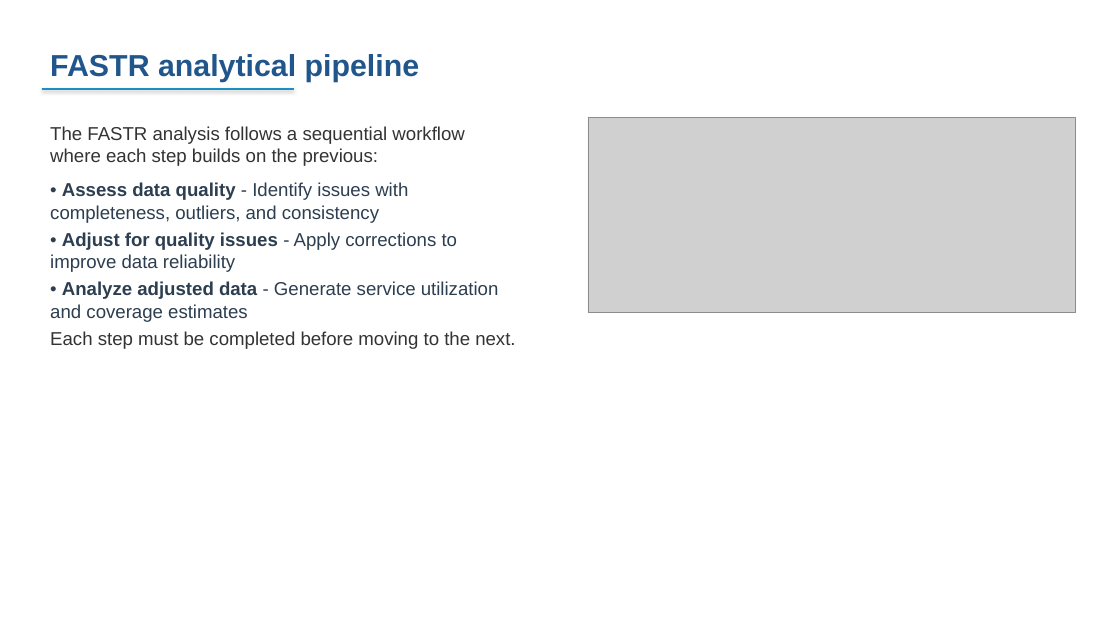
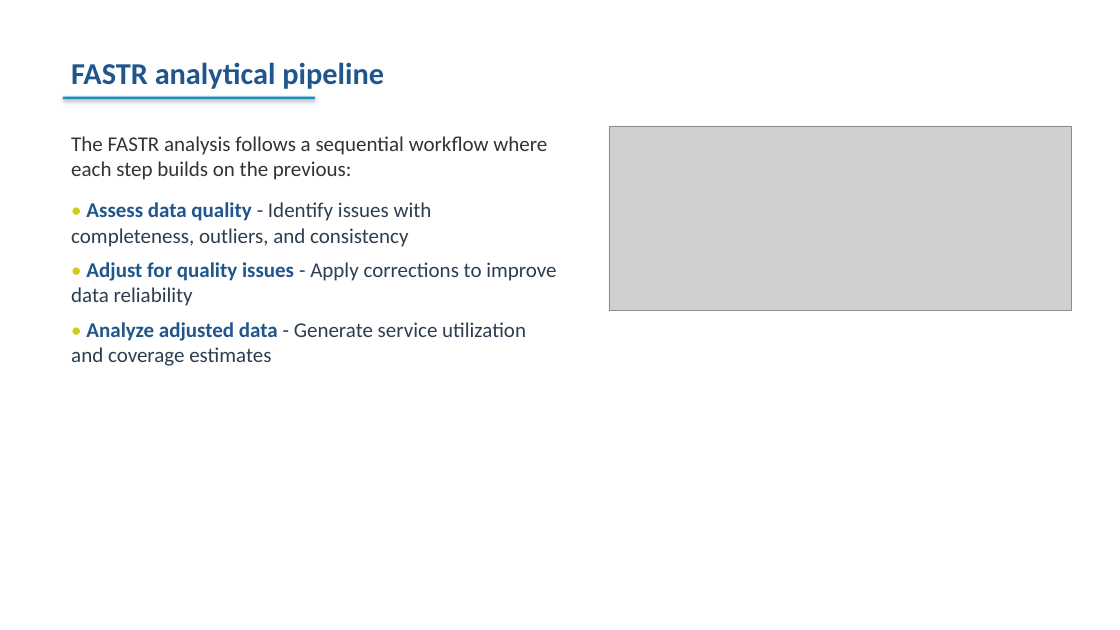
Before and after one commit to FASTR-Analytics/fastr-resource-hub, a slide deck: slide 41 of outputs/2026-zambia_deck.pptx (slide 35 before the commit). Drawn at 1120x630 pixels with LibreOffice and Linux fonts; fonts in the diff are those of the drawing; grey boxes stand for pictures. Boxes give left, top, right and bottom in pixels: in the first picture for what was removed or moved away, otherwise in the second. Text is boxed around its words. In the diff, an @@ line names an element or a change of style, - is before the commit and + after.

```diff
--- a/outputs/2026-zambia_deck.pptx
+++ b/outputs/2026-zambia_deck.pptx
@@ text "FASTR analytical pipeline": place and size @@
-text "FASTR analytical pipeline" at (50,54,420,82)
+text "FASTR analytical pipeline" at (71,62,384,89)
@@ text "FASTR analytical pipeline" at (71,62,384,89): font Arial to Calibri @@
@@ rectangle: place and size @@
-rectangle at (42,88,294,90)
+rectangle at (63,97,315,99)
@@ text "The FASTR analysis follows a ...": place and size @@
-text "The FASTR analysis follows a ..." at (50,126,515,349)
+text "The FASTR analysis follows a ..." at (71,136,556,366)
@@ text "The FASTR analysis follows a ..." at (71,136,556,366): size 16 to 18 pt, font Arial to Calibri; text colour #2C3E50 to #D0CB17 in "•", "•", "•"; text colour #2C3E50 to #21568C in "Assess data quality", "Adjust for quality issues", "Analyze adjusted data"; more space between paragraphs @@
@@ picture: place and size @@
-picture at (588,118,1075,313)
+picture at (609,126,1071,311)
@@ text at (50,331,515,349): paragraph removed @@
-Each step must be completed before moving to the next.
```
Also in this commit, not shown: 94 other slides changed, 34 slides added, 19 slides removed, 47 other files.
